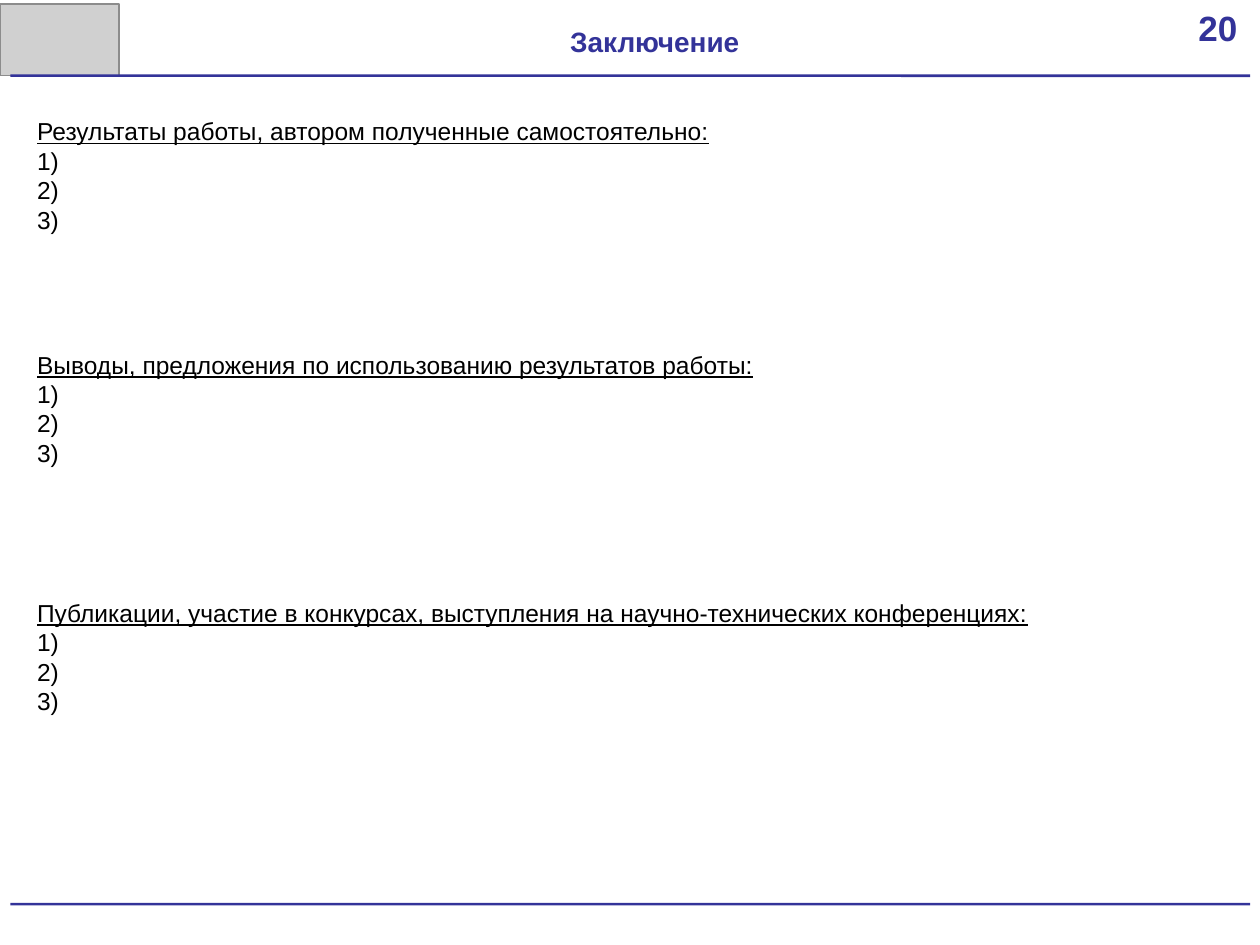
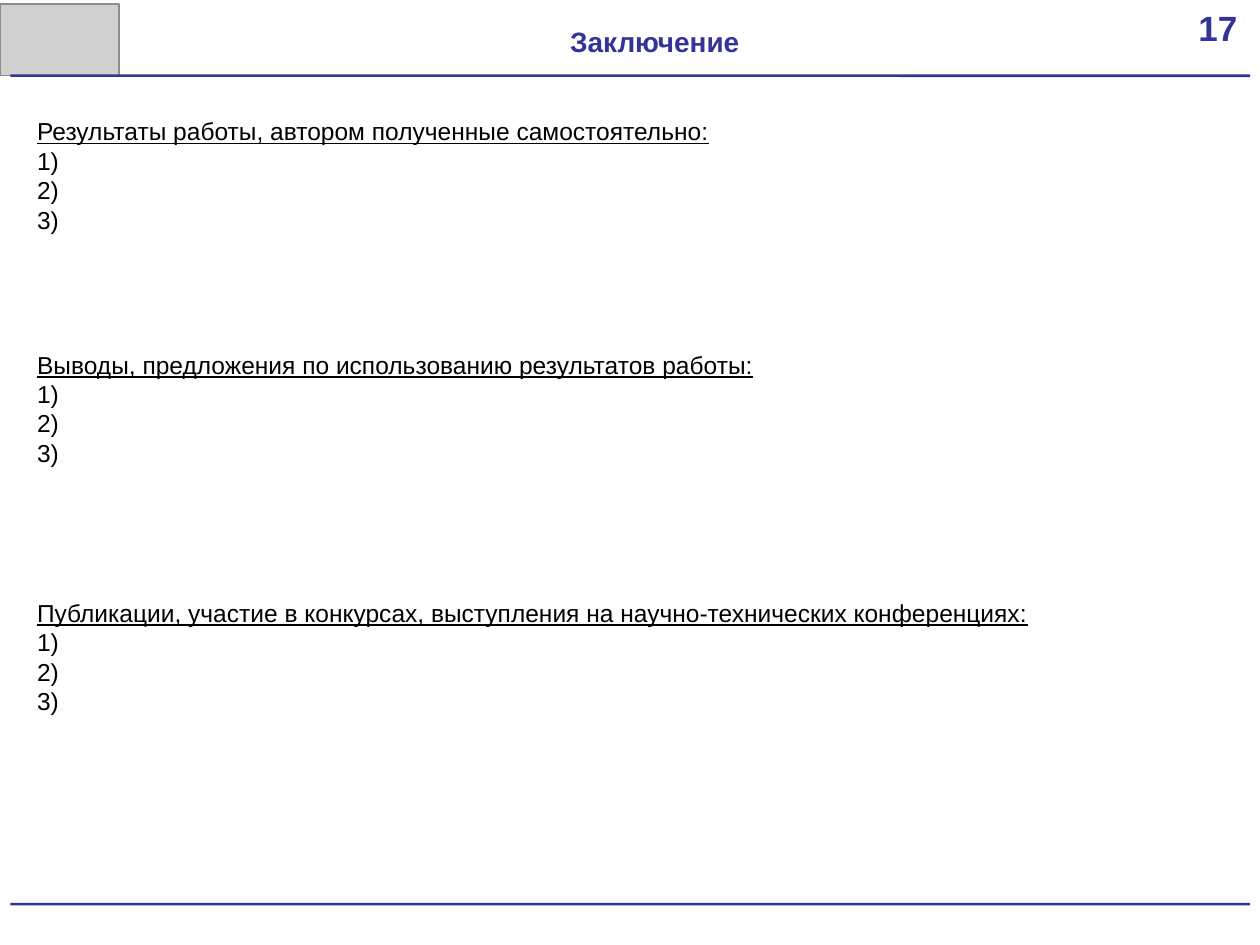
Before and after one commit to scorpion-afi/oscilator, a slide deck: slide 17 of documentation/Presentation.pptx. Drawn at 1260x945 pixels with LibreOffice and Linux fonts; fonts in the diff are those of the drawing; grey boxes stand for pictures. Boxes give left, top, right and bottom in pixels: in the first picture for what was removed or moved away, otherwise in the second. Text is boxed around its words. In the diff, an @@ line names an element or a change of style, - is before the commit and + after.

```diff
--- a/documentation/Presentation.pptx
+++ b/documentation/Presentation.pptx
@@ text in rectangle at box(1198, 17, 1237, 41): text changed @@
-20
+17
```
Also in this commit, not shown: 11 other slides changed, 2 other files.
